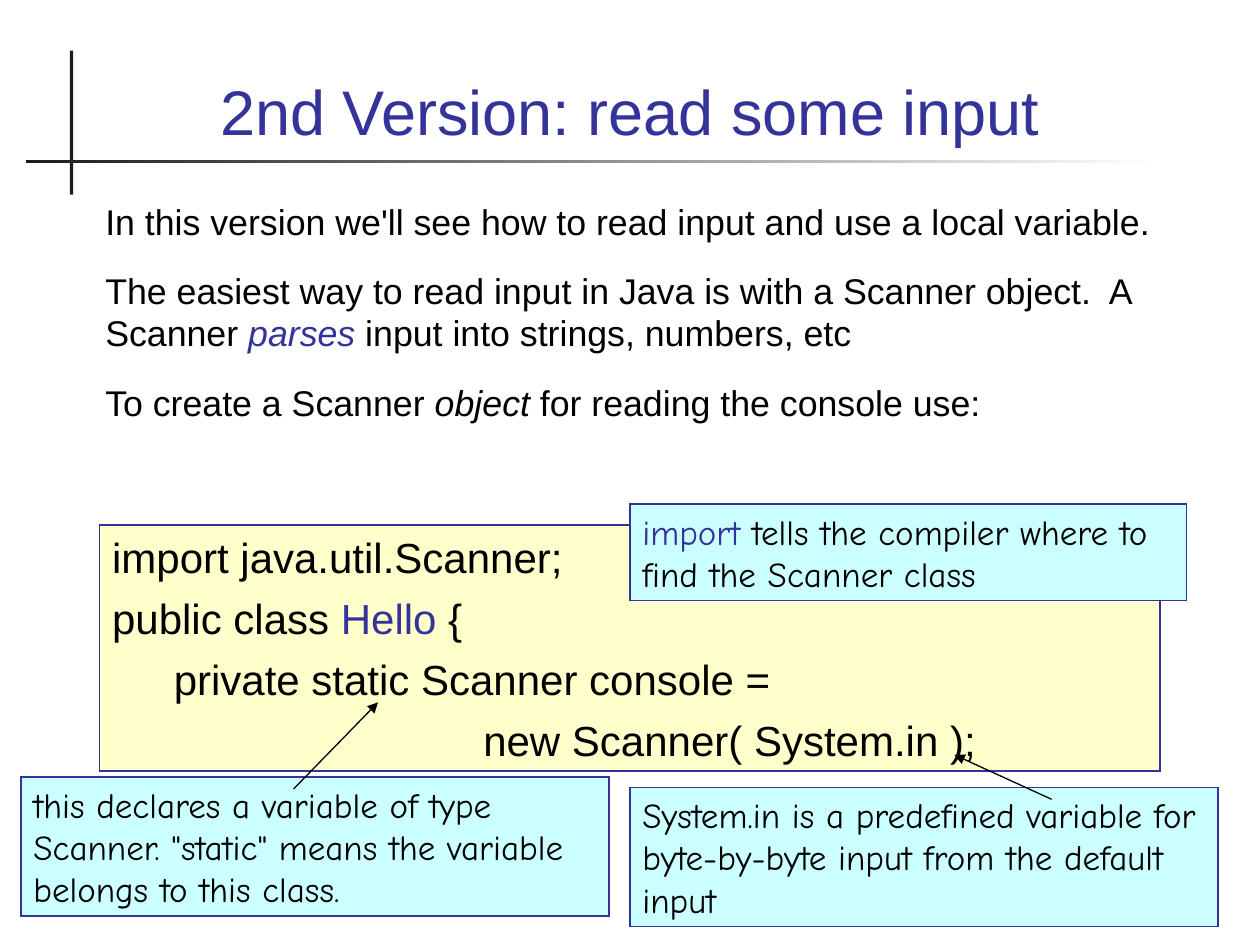
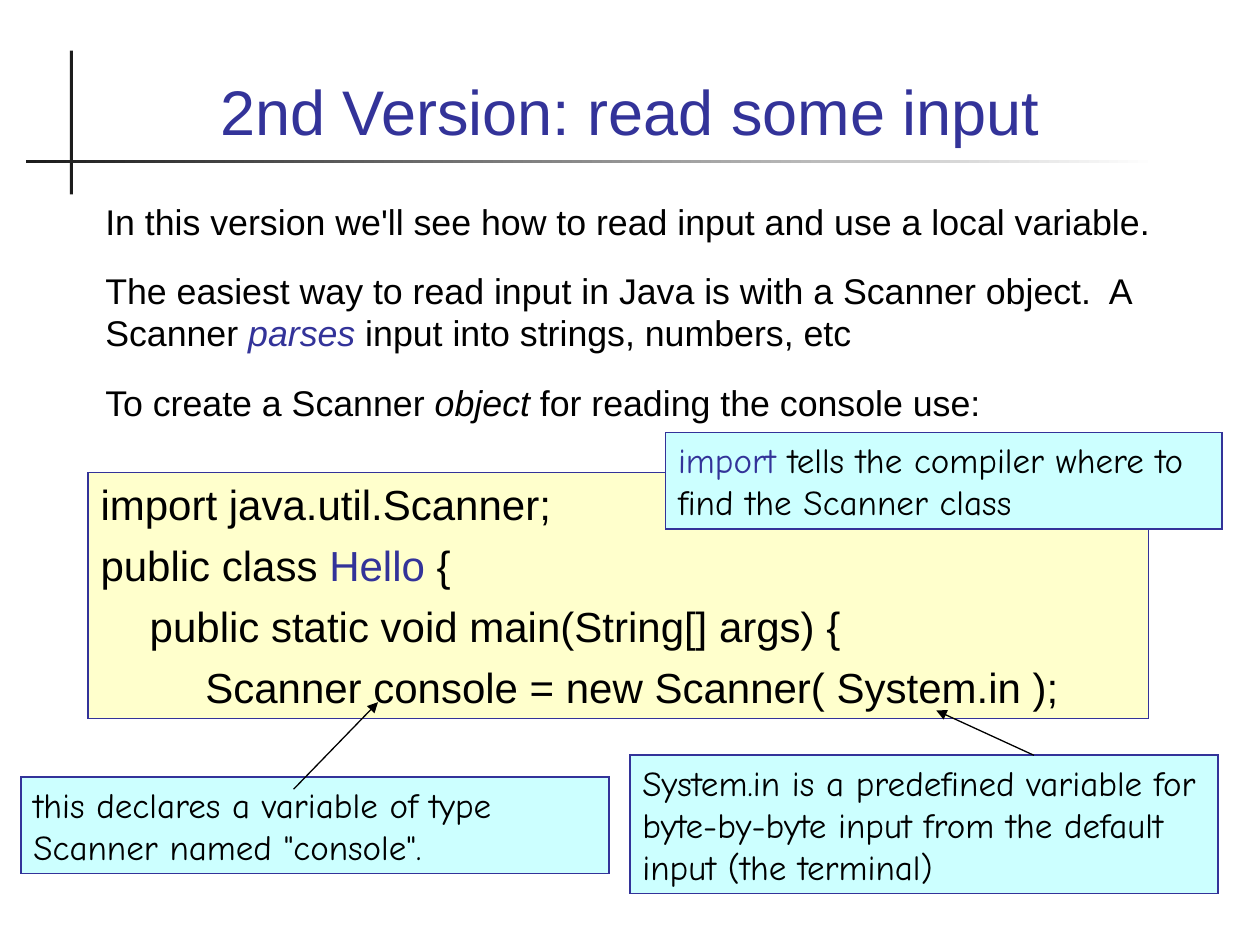
Before and after one commit to skeoop/skeoop.github.io, a slide deck: slide 16 of java-basics/00-Intro-to-Java.ppt. Drawn at 1260x945 pixels with LibreOffice and Linux fonts; fonts in the diff are those of the drawing. Boxes give left, top, right and bottom in pixels: in the first picture for what was removed or moved away, otherwise in the second. Text is boxed around its words. In the diff, an @@ line names an element or a change of style, - is before the commit and + after.

```diff
--- a/java-basics/00-Intro-to-Java.ppt
+++ b/java-basics/00-Intro-to-Java.ppt
@@ rectangle "import tells the compiler where ...": place and size @@
-rectangle "import tells the compiler where ..." at [630, 504, 1187, 601]
+rectangle "import tells the compiler where ..." at [665, 432, 1222, 529]
@@ rectangle "import java.util.Scanner;": place and size @@
-rectangle "import java.util.Scanner;" at [100, 525, 1160, 771]
+rectangle "import java.util.Scanner;" at [88, 472, 1149, 718]
@@ text in rectangle at [150, 611, 1021, 711]: text changed @@
-private static Scanner console =
-new Scanner( System.in );
+public static void main(String[] args) {
+Scanner console = new Scanner( System.in );
@@ arrow moved from (1051, 799) - (954, 755) to (1033, 755) - (936, 711) @@
@@ rectangle "this declares a variable of ...": place and size @@
-rectangle "this declares a variable of ..." at [21, 777, 610, 916]
+rectangle "this declares a variable of ..." at [21, 777, 610, 874]
@@ rectangle "System.in is a predefined variable ...": place and size @@
-rectangle "System.in is a predefined variable ..." at [630, 788, 1218, 926]
+rectangle "System.in is a predefined variable ..." at [630, 755, 1218, 893]
@@ text in rectangle at [642, 772, 1196, 887]: text changed @@
-System.in is a predefined variable for byte-by-byte input from the default input
+System.in is a predefined variable for byte-by-byte input from the default input (the terminal)
@@ text in rectangle at [33, 787, 491, 861]: text changed @@
-this declares a variable of type Scanner. "static" means the variable belongs to this class.
+this declares a variable of type Scanner named "console".
```
Also in this commit, not shown: 18 other slides changed, 2 other files.
